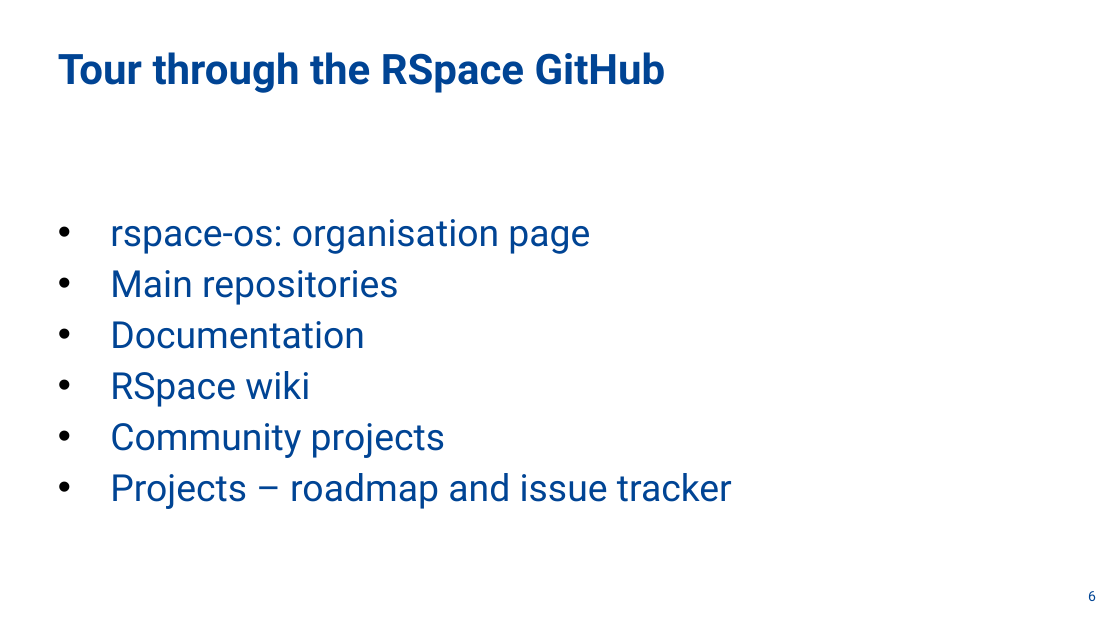
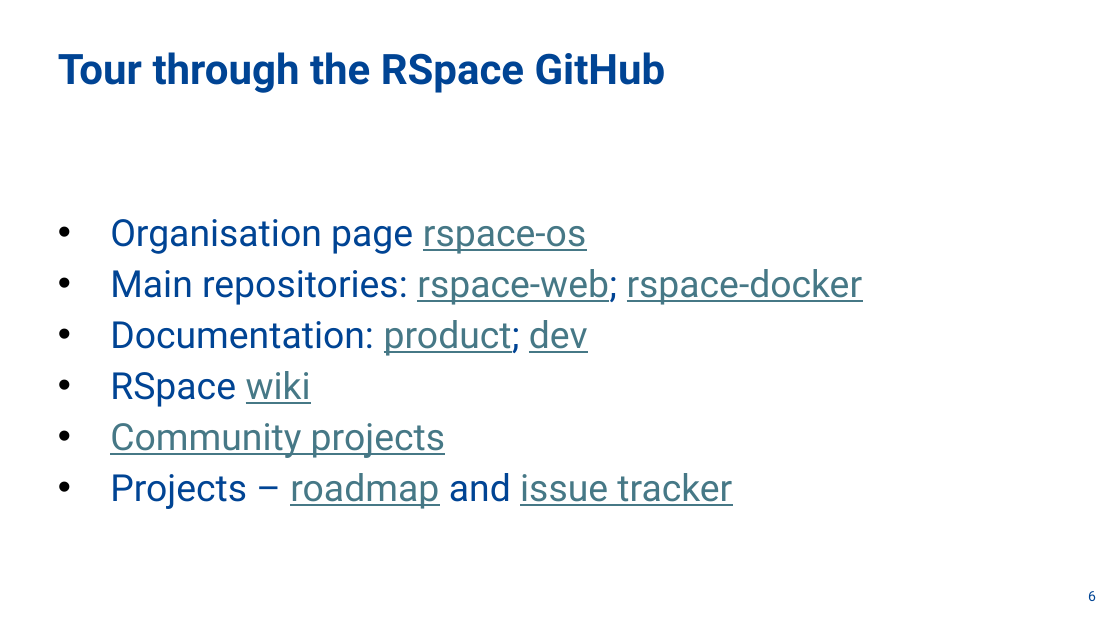
Before and after one commit to rspace-os/community, a slide deck: slide 6 of office-hours/2025-03-05 RSpace open source office hours #1.pptx. Drawn at 1120x630 pixels with LibreOffice and Linux fonts; fonts in the diff are those of the drawing; background and template pictures are left out. Boxes give left, top, right and bottom in pixels: in the first picture for what was removed or moved away, otherwise in the second. Text is boxed around its words. In the diff, an @@ line names an element or a change of style, - is before the commit and + after.

```diff
--- a/office-hours/2025-03-05 RSpace open source office hours #1.pptx
+++ b/office-hours/2025-03-05 RSpace open source office hours #1.pptx
@@ text at [110, 219, 863, 356]: text changed @@
-• rspace-os: organisation page
-• Main repositories
-• Documentation
+• Organisation page rspace-os
+• Main repositories: rspace-web; rspace-docker
+• Documentation: product; dev
@@ text at [110, 371, 732, 509]: text colour #004494 to #467886, underline on in "wiki", "Community projects", "roadmap issue tracker" @@
```
Also in this commit, not shown: 7 other slides changed.
